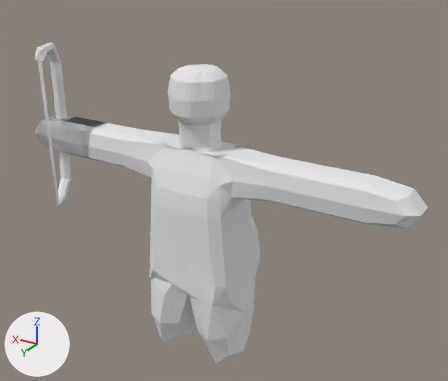
The Blender file Assets/Models/Player.blend: old version first, new version second.
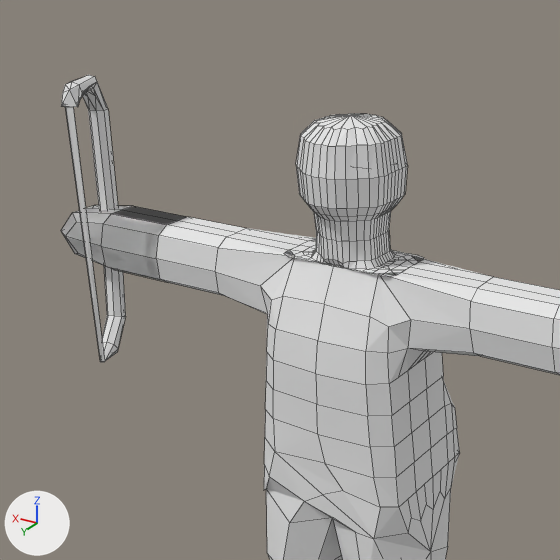
Old and new are each drawn whole from a 50 mm camera at (-10.07, 2.69, 7.75) aimed at (-5.13, -5.55, 3.63) and again close up on the part from 0% to 71% of the width and 0% to 83% of the height. Arrows for +X, +Y and +Z are at lower left; the lights stay in place. The close-ups show mesh edges as thin lines.

Names of what the first close-up shows: 'Bow ', 'Player'.
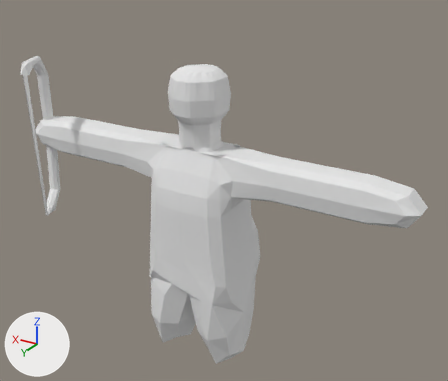
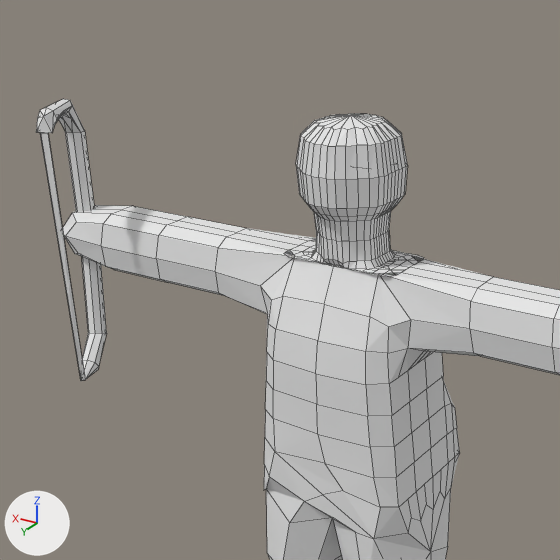
Edits to the bpy script that builds the scene:
```text
Change me_cube_006:
    used by ob_bow; location = (-4.85, -5.23, 3.32); scale = (1.01, 0.735, 1.64)
    remove me_cube_006.from_pydata(...)  # 196 vertices, 167 faces, 37 loose edges; spans x 0.8..3.58, y -1.35..1.08, z -0.18..1.82
    add me_cube_006.from_pydata(...)  # 167 vertices, 135 faces, 33 loose edges; spans x 0.8..3.58, y -1.35..1.23, z -0.32..1.82
    me_cube_006 part 1: a new loose piece of 83 vertices spanning x 2.71..3.41, y -0.15..1.23, z -0.32..1.43, in mat_material (its picture is missing)
    me_cube_006 part 2
    112 vertices are removed from x 2.07..3.58, y -0.48..1.08, z -0.18..1.58
    136 faces are deleted
    4 loose edges are deleted
    1 new face joins them
```

Pixel boxes (x1, y1, x2, y2) of what changed, in the close-ups (560 x 560 px):
'Bow ', reshaped
    before: (61, 75, 187, 362)
    after: (36, 99, 187, 381)
part 1 of me_cube_006, added
    after: (36, 99, 107, 381)
part 2 of me_cube_006, cut back
    before: (61, 75, 187, 362)
    after: (65, 222, 103, 246)
